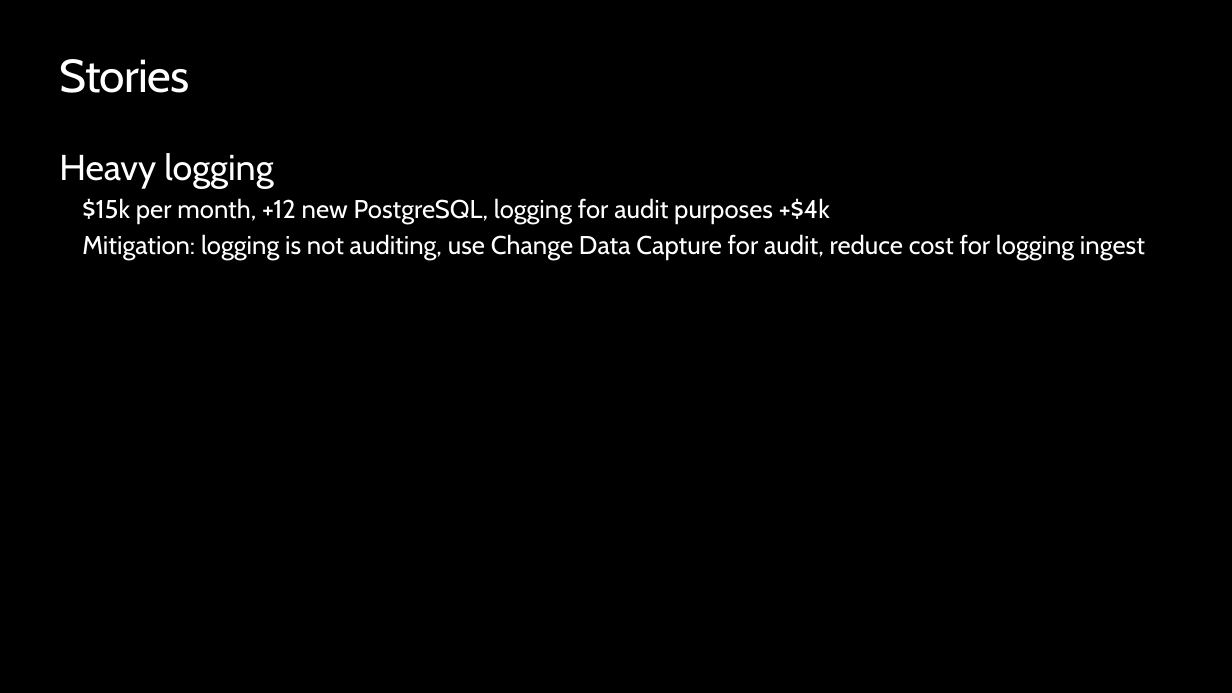
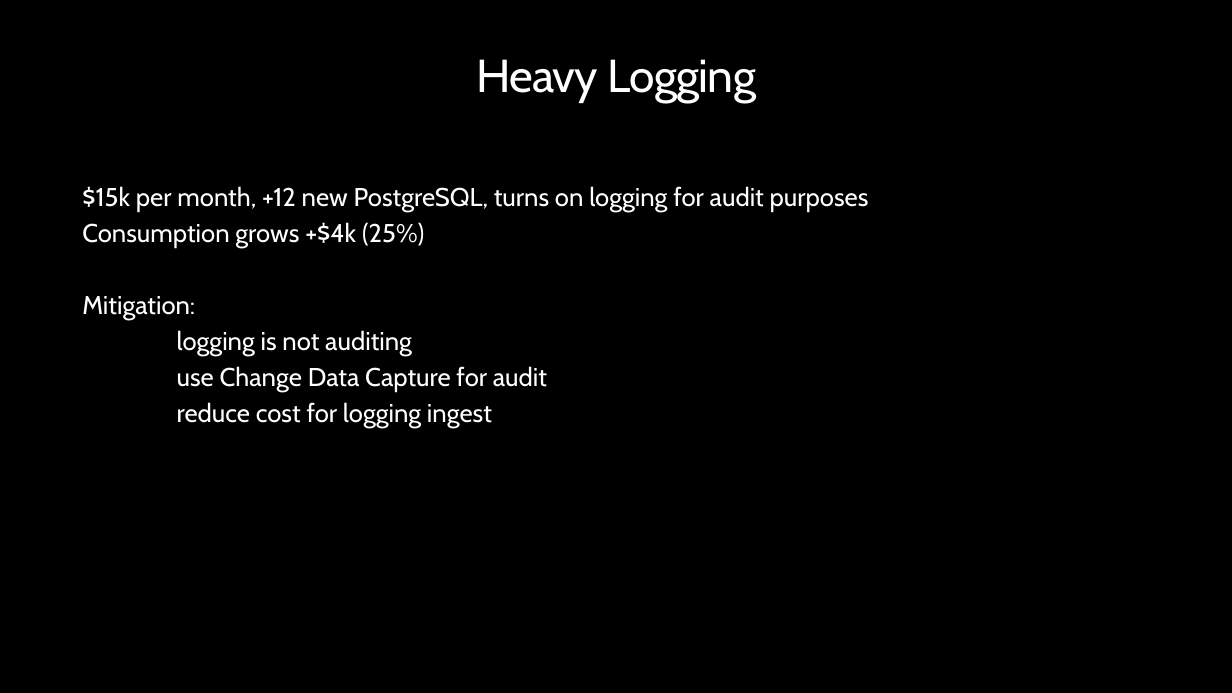
Before and after one commit to peterperov/MSFTCSA, a slide deck: slide 6 of 104-FinOps/Azure FinOps - Introduction.pptx. Drawn at 1232x693 pixels with LibreOffice and Linux fonts; fonts in the diff are those of the drawing; background and template pictures are left out. Boxes give left, top, right and bottom in pixels: in the first picture for what was removed or moved away, otherwise in the second. Text is boxed around its words. In the diff, an @@ line names an element or a change of style, - is before the commit and + after.

```diff
--- a/104-FinOps/Azure FinOps - Introduction.pptx
+++ b/104-FinOps/Azure FinOps - Introduction.pptx
@@ title at box(476, 59, 756, 103): text changed @@
-Stories
+Heavy Logging
@@ text at box(82, 186, 869, 427): text changed @@
-Heavy logging
-  $15k per month, +12 new PostgreSQL, logging for audit purposes +$4k
-  Mitigation: logging is not auditing, use Change Data Capture for audit, reduce cost for logging ingest
+  $15k per month, +12 new PostgreSQL, turns on logging for audit purposes
+  Consumption grows +$4k (25%)
+  Mitigation:
+  logging is not auditing
+  use Change Data Capture for audit
+  reduce cost for logging ingest
```
Also in this commit, not shown: 10 other slides changed, 3 slides added.
